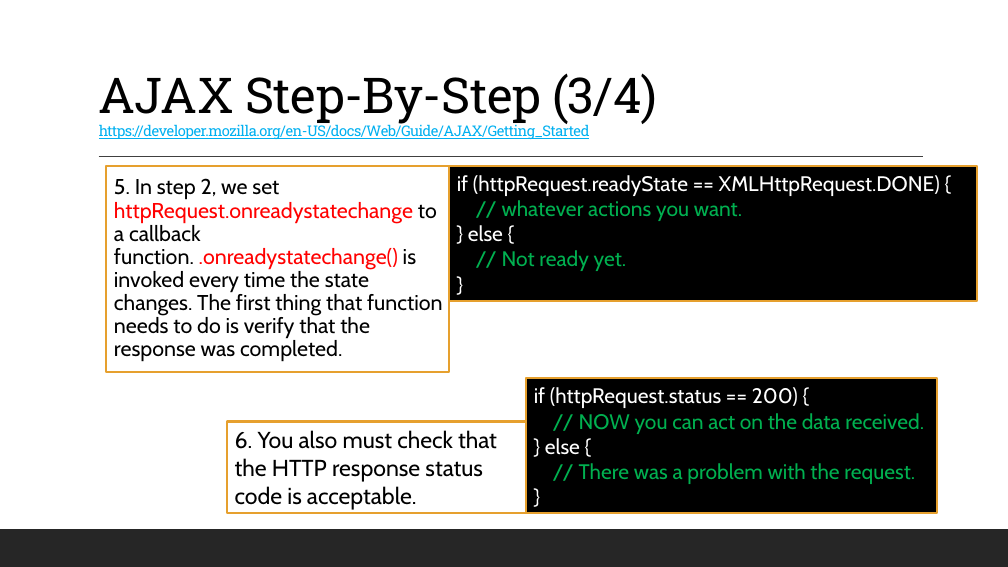
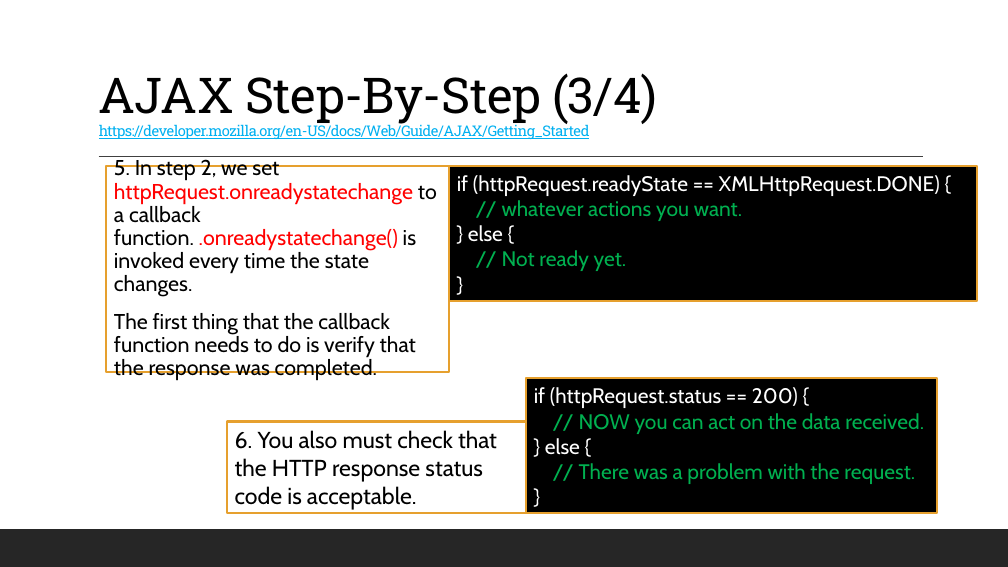
Before and after one commit to 12062021-dynamics365-uta/12062021-batch-repo, a slide deck: slide 9 of pdfs/w3/D25_.NET_AJAXFundamentals.pptx. Drawn at 1008x567 pixels with LibreOffice and Linux fonts; fonts in the diff are those of the drawing. Boxes give left, top, right and bottom in pixels: in the first picture for what was removed or moved away, otherwise in the second. Text is boxed around its words. In the diff, an @@ line names an element or a change of style, - is before the commit and + after.

```diff
--- a/pdfs/w3/D25_.NET_AJAXFundamentals.pptx
+++ b/pdfs/w3/D25_.NET_AJAXFundamentals.pptx
@@ text at (x1=114, y1=159, x2=437, y2=381): text changed @@
-  5. In step 2, we set httpRequest.onreadystatechange to a callback function. .onreadystatechange() is invoked every time the state changes. The first thing that function needs to do is verify that the response was completed.
+  5. In step 2, we set httpRequest.onreadystatechange to a callback function. .onreadystatechange() is invoked every time the state changes.
+  The first thing that the callback function needs to do is verify that the response was completed.
```
Also in this commit, not shown: 1 other slide changed, 3 other files.
